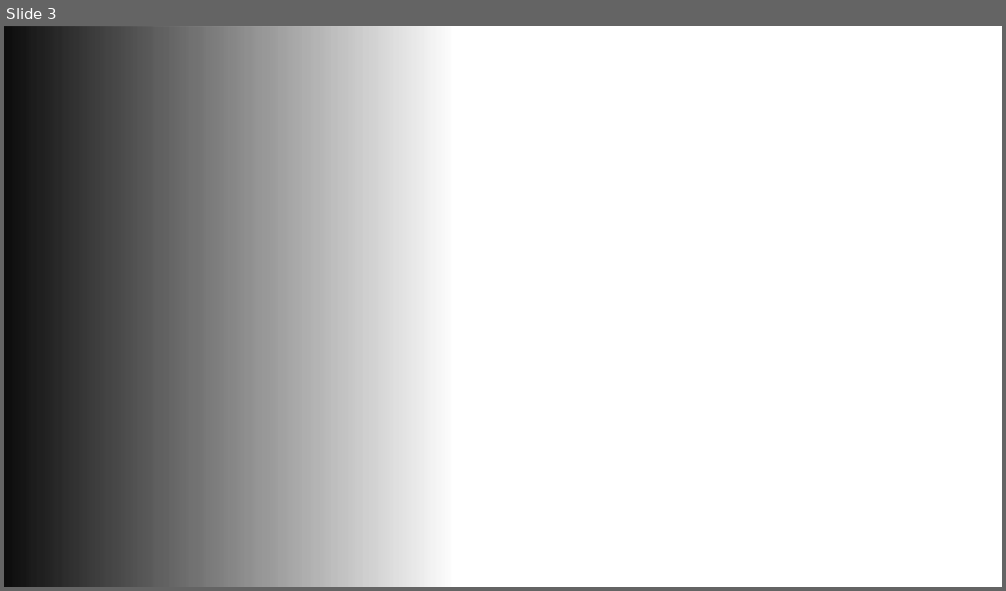
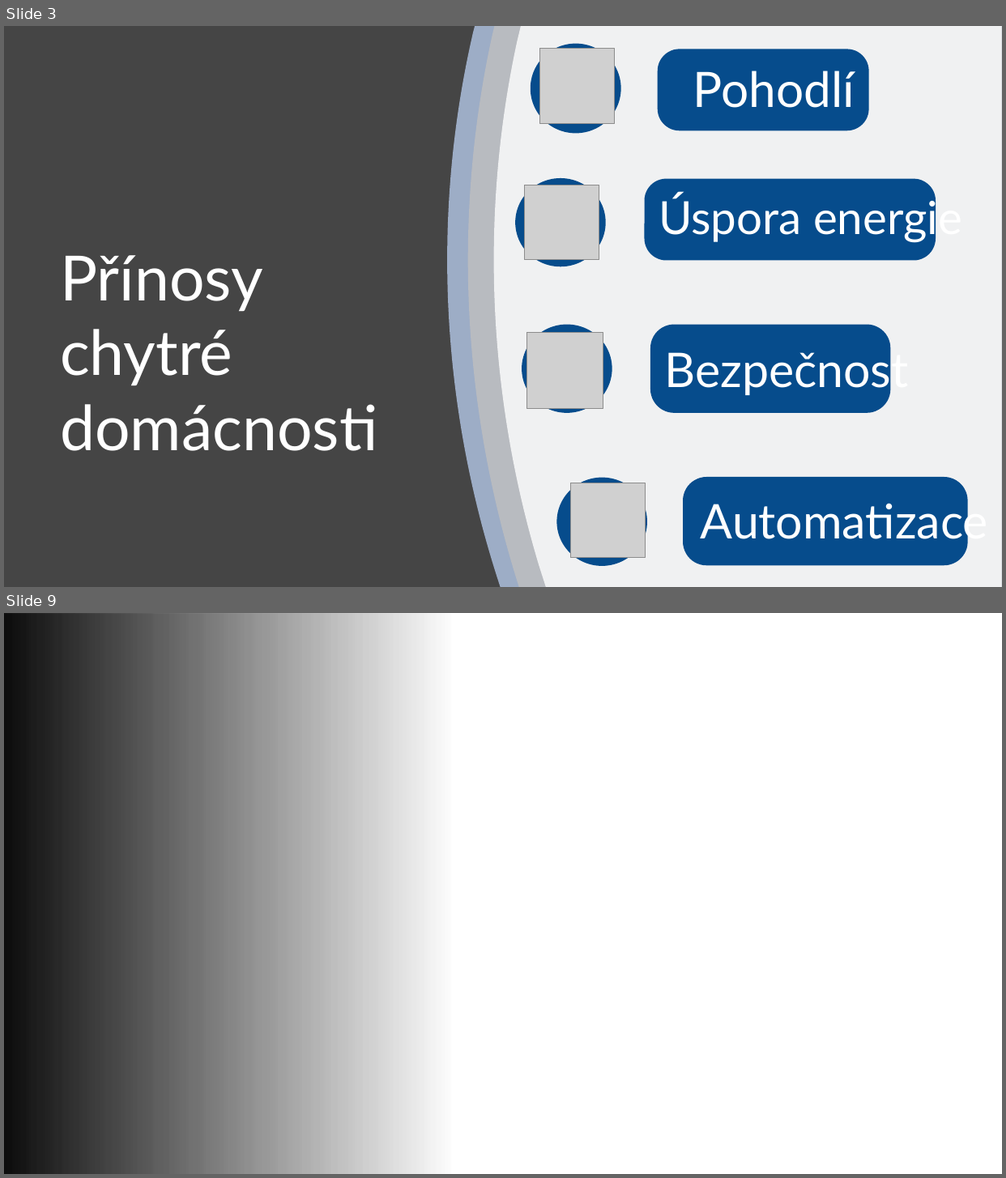
Before and after one commit to Lpavek/chytradomacnost, a slide deck: Chytrá domácnost prezentace.pptx. Shown one above the other, each under a label of ours: slide 3 before the commit, slides 3 and 9 after it; the slides between them are not shown. The pictures are 1006x591 and 1006x1178 pixels, drawn with LibreOffice and Linux fonts; fonts in the diff are those of the drawing; grey boxes stand for pictures; background and template pictures are left out. Boxes give left, top, right and bottom in pixels: in the first picture for what was removed or moved away, otherwise in the second. Text is boxed around its words. In the diff, an @@ line names an element or a change of style, - is before the commit and + after.

```diff
--- a/Chytrá domácnost prezentace.pptx
+++ b/Chytrá domácnost prezentace.pptx
@@ slide 3 added at [4, 26, 1002, 587], background #454545 @@
@@ freeform shape added at [447, 26, 1002, 587], fill #B4C7E7 at 80% opacity @@
@@ freeform shape added at [468, 26, 1002, 587], fill #BFBFBF at 80% opacity @@
@@ freeform shape added at [493, 26, 1002, 587], fill #FFFFFF at 80% opacity @@
@@ ellipse added at [530, 43, 621, 133], fill #064C8C @@
@@ picture added at [540, 49, 615, 123] @@
@@ rounded rectangle added at [658, 49, 868, 130], fill #064C8C @@
@@ text added at [693, 71, 854, 108], 47 pt, text #FFFFFF @@
+Pohodlí
@@ ellipse added at [515, 178, 606, 267], fill #064C8C @@
@@ picture added at [524, 186, 599, 260] @@
@@ rounded rectangle added at [645, 179, 936, 260], fill #064C8C @@
@@ text added at [658, 194, 962, 243], 44 pt, text #FFFFFF @@
+Úspora energie
@@ text added at [60, 255, 378, 451], 60 pt, text #FFFFFF @@
+Přínosy chytré domácnosti
@@ ellipse added at [522, 325, 612, 413], fill #064C8C @@
@@ picture added at [526, 332, 603, 408] @@
@@ rounded rectangle added at [651, 325, 891, 413], fill #064C8C @@
@@ text added at [665, 346, 909, 396], 46 pt, text #FFFFFF @@
+Bezpečnost
@@ ellipse added at [557, 477, 648, 565], fill #064C8C @@
@@ picture added at [571, 484, 646, 558] @@
@@ rounded rectangle added at [683, 477, 968, 565], fill #064C8C @@
@@ text added at [701, 497, 988, 548], 46 pt, text #FFFFFF @@
+Automatizace
@@ what was slide 3 is now slide 9 @@
```
Also in this commit, not shown: 7 other slides added, 1 slide removed.
